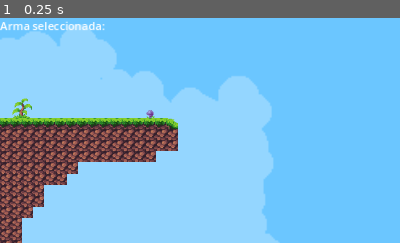
Above: before the commit, frame 1.
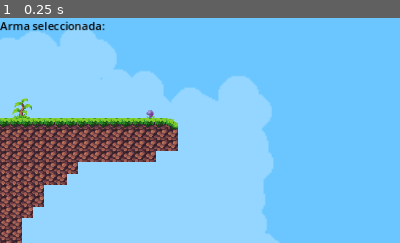
Above: after the commit, the same moment.

Repository: Francisco-Galea/Wild-Ones
Game: Godot game, scene res://Director/GameManager/GameManager.tscn
The game is run twice, just before and just after one commit, with the same random seed, the same clock (stepped at 60 frames per second) and the same inputs. This scene is started directly instead of the project's main scene. Sound files missing from this copy of the repository are replaced by a short silence.
Inputs:
- Up to frame 1 (0.25 s): no input
The pictures show only the part of the screen within x 0-50%, y 0-50%; the shares and areas given below are measured in that part.

The runs differ from the first frame. In frame 1, 0.6% of the frame differs, in the area x 0-27%, y 1-6%.
Error in both runs: Out of bounds get index '0' (on base: 'Array[CharacterBody2D]') (res://Director/GameManager/GameManager.gd:28)

Commit message:
Minor change

Diff:
--- a/HUD/GameHUD/GameHUD.gd
+++ b/HUD/GameHUD/GameHUD.gd
@@ -8,4 +8,4 @@
 func update_hud(player_name: String, turn_time: float, weapon: WeaponStrategy):
 	player_name_label.text = "Turno de: " + player_name
 	turn_time_label.text = "Tiempo restante: " + str(int(turn_time)) + "s"
-	weapon_name_label.text = "Arma: " + weapon.get_weapon_description()
+	weapon_name_label.text = weapon.get_weapon_description()
--- a/HUD/GameHUD/GameHUD.tscn
+++ b/HUD/GameHUD/GameHUD.tscn
@@ -7,6 +7,7 @@
 metadata/_edit_group_ = true
 
 [node name="VBoxContainer" type="VBoxContainer" parent="."]
+modulate = Color(0, 0, 0, 1)
 anchors_preset = 5
 anchor_left = 0.5
 anchor_right = 0.5
@@ -22,6 +23,7 @@
 layout_mode = 2
 
 [node name="VBoxContainerWeapon" type="VBoxContainer" parent="."]
+modulate = Color(0, 0, 0, 1)
 offset_right = 40.0
 offset_bottom = 40.0
 
